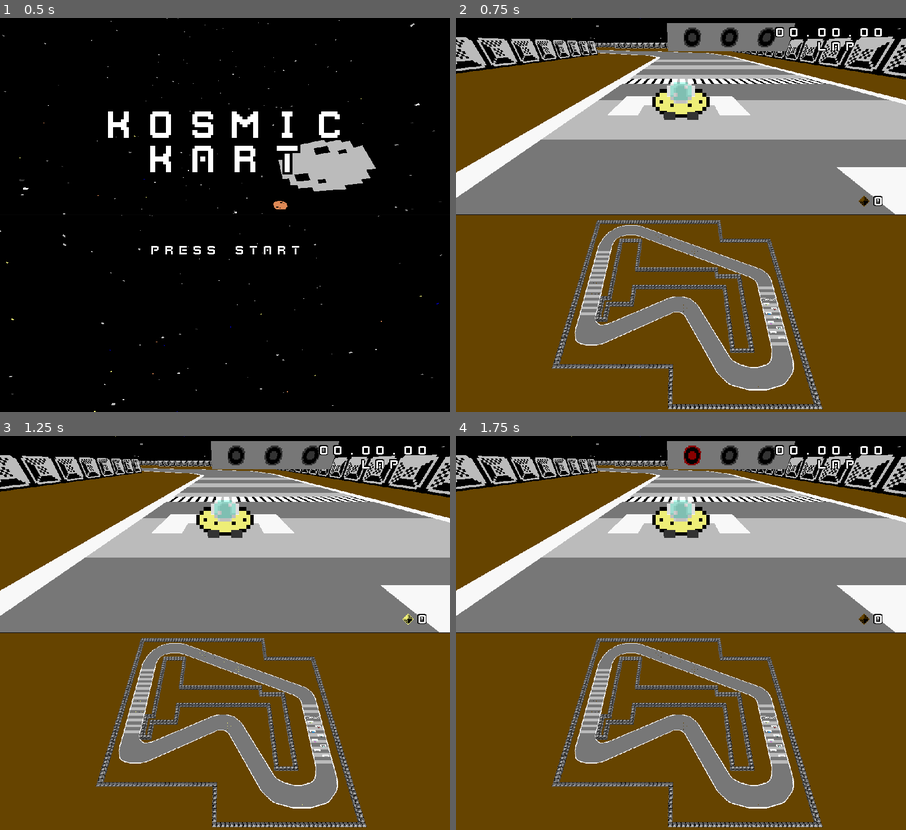
Above: before the commit, frames 1-4 (two rows, left to right).
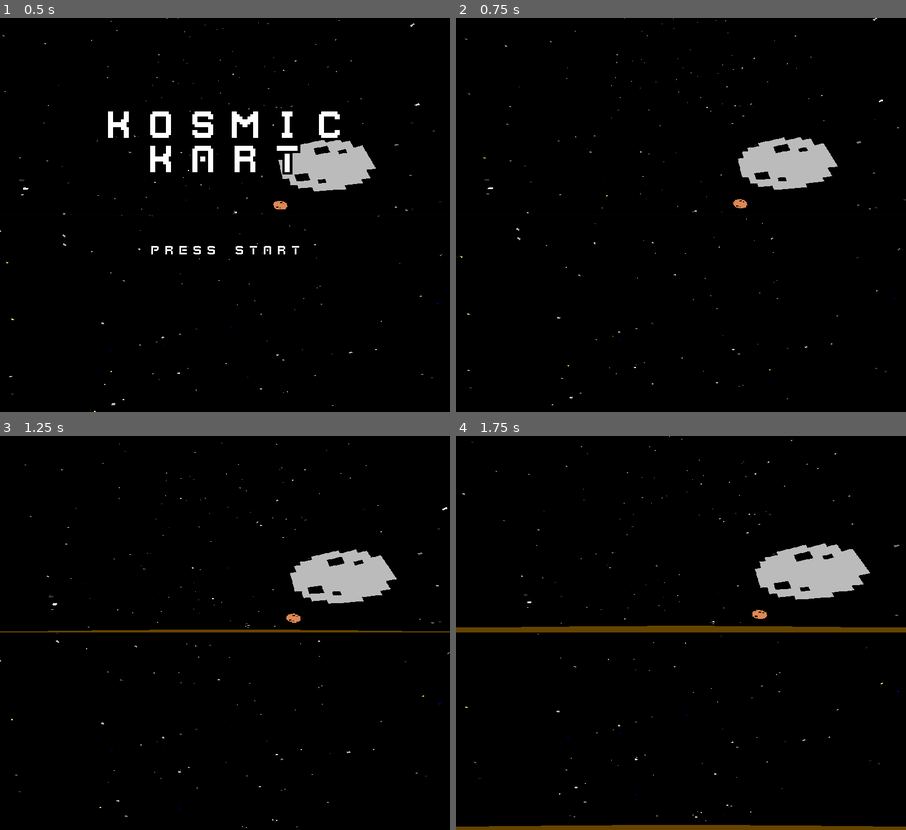
Above: after the commit, the same moments.

Repository: puzzud/MizJam1
Game: Godot game, scene res://Scenes/Game.tscn
Two runs of this game, one before a commit and one after it. Both use one fixed random seed, a clock stepped at 60 frames per second and the inputs below. Sound files missing from this copy of the repository are replaced by a short silence.
Inputs:
- Up to frame 1 (0.5 s): no input
- Up to frame 2 (0.75 s): tap Enter (ui_accept) at 0.5 s; hold D (game_turn_right) from 0.53 s (still down); hold Enter (ui_accept) from 0.53 s (still down)
- Up to frame 3 (1.25 s): keep holding D (game_turn_right); keep holding Enter (ui_accept)
- Up to frame 4 (1.75 s): release D (game_turn_right) at 1.28 s; release Enter (ui_accept) at 1.28 s; hold S (game_brake) from 1.28 s (still down); tap P at 1.35 s; tap Enter (ui_accept) at 1.52, 1.55 s

Frame 1 is identical in both runs. In frame 2, 92% of the frame differs, in the area x 0-100%, y 0-100%; in frame 3, 92%; in frame 4, 91%.

Commit message:
Whether user has seen instructions is now persisted to file.

Diff:
--- a/Project/Scripts/Game.gd
+++ b/Project/Scripts/Game.gd
@@ -1,5 +1,7 @@
 extends Spatial
 class_name Game
+
+signal sawInstructions()
 
 const aiControllerPrefab := preload("res://Scenes/AiController.tscn")
 const humanControllerPrefab := preload("res://Scenes/HumanController.tscn")
@@ -18,9 +20,9 @@
 var kartFinishTimes := []
 
 func _ready():
-	randomize()
-
 	Global.game = self
+
+	connect("sawInstructions", Global, "onSawInstructions")
 
 	$Ui/Race/CoinInfo/Symbol/ColorAnimationPlayer.play("Idle")
 
@@ -127,6 +129,8 @@
 	$Ui/Title.visible = false
 
 func onTopCameraTweenCompleted() -> void:
+	emit_signal("sawInstructions")
+
 	startRace()
 
 func startRace() -> void:
--- a/Project/Scripts/Global.gd
+++ b/Project/Scripts/Global.gd
@@ -1,4 +1,7 @@
 extends Node
+
+const configFileName := "Configuration.ini"
+const configFilePath := "user://" + configFileName
 
 enum ScreenStates {
 	NONE = -1,
@@ -12,7 +15,12 @@
 
 var game: Game = null
 
+var hasSeenInstructions := false
+
 func _ready():
+	loadConfiguration()
+	randomize()
+
 	screenState = ScreenStates.TITLE
 
 func _input(event: InputEvent) -> void:
@@ -22,9 +30,10 @@
 				game.startTransitionFromTitleToRace()
 				screenState = ScreenStates.TITLE_TO_RACE
 		ScreenStates.TITLE_TO_RACE:
-			if event.is_action_pressed("ui_accept"):
-				screenState = ScreenStates.RACE
-				game.startRace()
+			if hasSeenInstructions:
+				if event.is_action_pressed("ui_accept"):
+					screenState = ScreenStates.RACE
+					game.startRace()
 		ScreenStates.RACE:
 			if Input.is_key_pressed(KEY_ESCAPE):
 				screenState = ScreenStates.TITLE
@@ -33,3 +42,23 @@
 			if event.is_action_pressed("ui_accept"):
 				game.startTransitionFromRaceEndToRace()
 				screenState = ScreenStates.RACE
+
+func loadConfiguration() -> void:
+	var configFile = ConfigFile.new()
+	var result = configFile.load(configFilePath)
+	if result != OK:
+		return
+
+	var _hasSeenInstructions = configFile.get_value("Game", "HasSeenInstructions")
+	if _hasSeenInstructions != null:
+		hasSeenInstructions = _hasSeenInstructions
+
+func saveConfiguration() -> void:
+	var configFile = ConfigFile.new()
+
+	configFile.set_value("Game", "HasSeenInstructions", hasSeenInstructions)
+
+func onSawInstructions() -> void:
+	if not hasSeenInstructions:
+		hasSeenInstructions = true
+		saveConfiguration()
